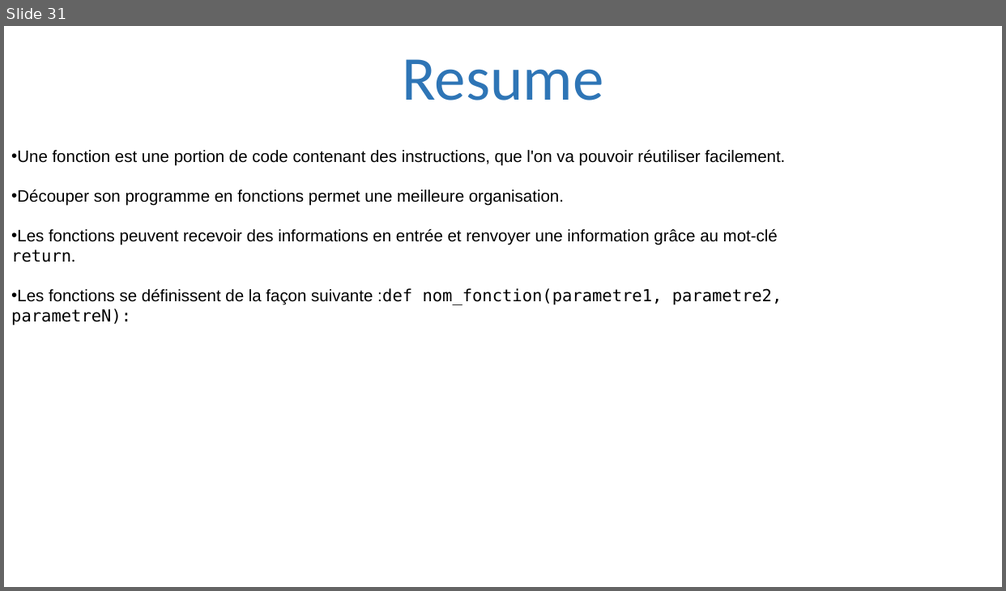
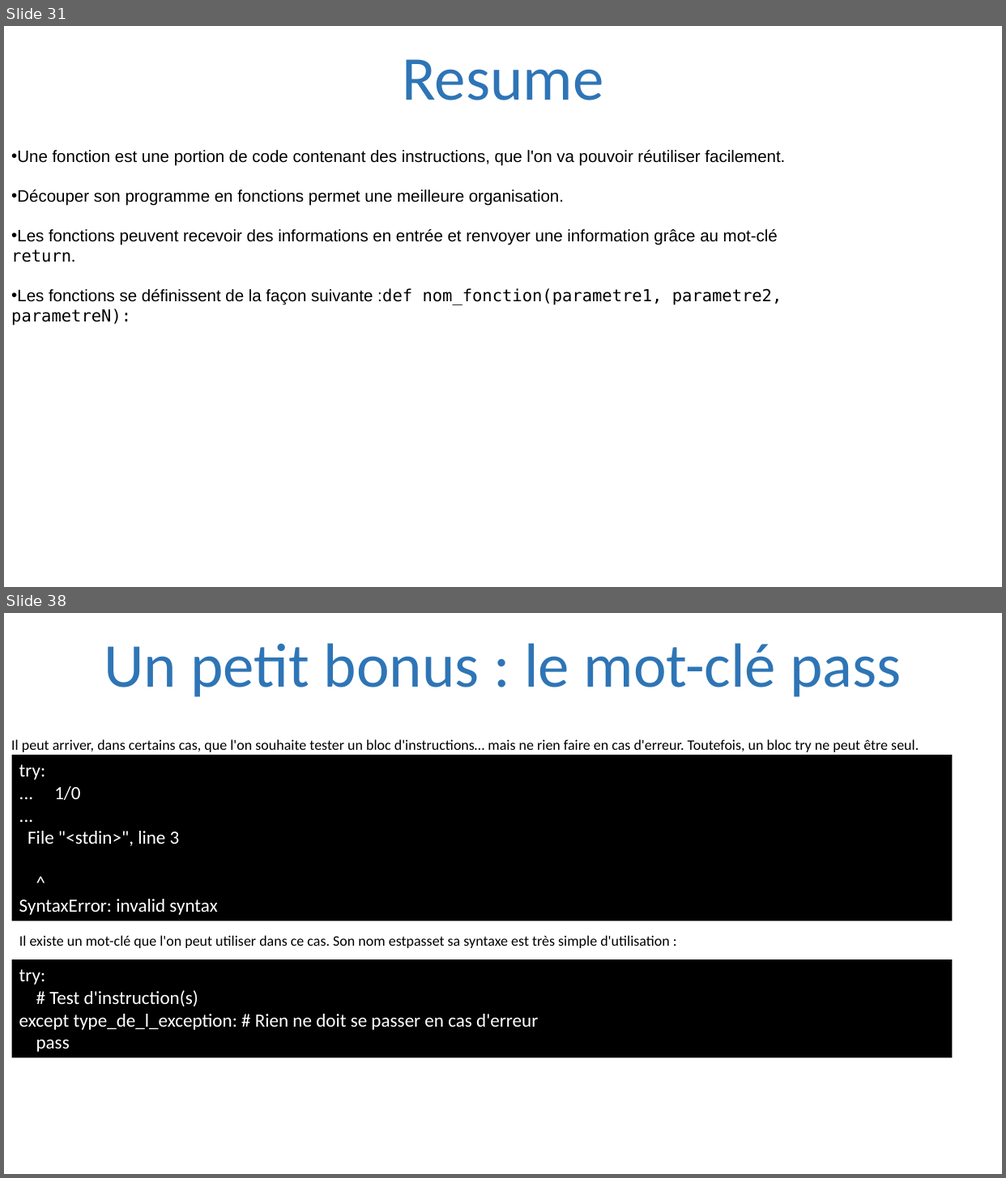
Before and after one commit to julienPalleau/PythonDoc, a slide deck: Python-resume.pptx. Shown one above the other, each under a label of ours: slide 31 before the commit, slides 31 and 38 after it; the slides between them are not shown. The pictures are 1006x591 and 1006x1178 pixels, drawn with LibreOffice and Linux fonts; fonts in the diff are those of the drawing. Boxes give left, top, right and bottom in pixels: in the first picture for what was removed or moved away, otherwise in the second. Text is boxed around its words. In the diff, an @@ line names an element or a change of style, - is before the commit and + after.

```diff
--- a/Python-resume.pptx
+++ b/Python-resume.pptx
@@ slide 38 added at (4, 613, 1002, 1174), background #FFFFFF @@
@@ title added at (104, 643, 901, 697), 60 pt, text #2E75B6 @@
+Un petit bonus : le mot-clé pass
@@ rectangle added at (11, 756, 952, 922), fill #000000, 18 pt, text #FFFFFF @@
+try:
+... 1/0
+...
+File "<stdin>", line 3
+^
+SyntaxError: invalid syntax
@@ text added at (11, 739, 918, 752), 14 pt, text #000000 @@
+Il peut arriver, dans certains cas, que l'on souhaite tester un bloc d'instructions… mais ne rien faire en cas d'erreur. Toutefois, un bloc try ne peut être seul.
@@ text added at (19, 935, 670, 948), 14 pt, text #000000 @@
+Il existe un mot-clé que l'on peut utiliser dans ce cas. Son nom estpasset sa syntaxe est très simple d'utilisation :
@@ rectangle added at (11, 960, 952, 1058), fill #000000, 18 pt, text #FFFFFF @@
+try:
+# Test d'instruction(s)
+except type_de_l_exception: # Rien ne doit se passer en cas d'erreur
+pass
```
Also in this commit, not shown: 18 other slides added.
